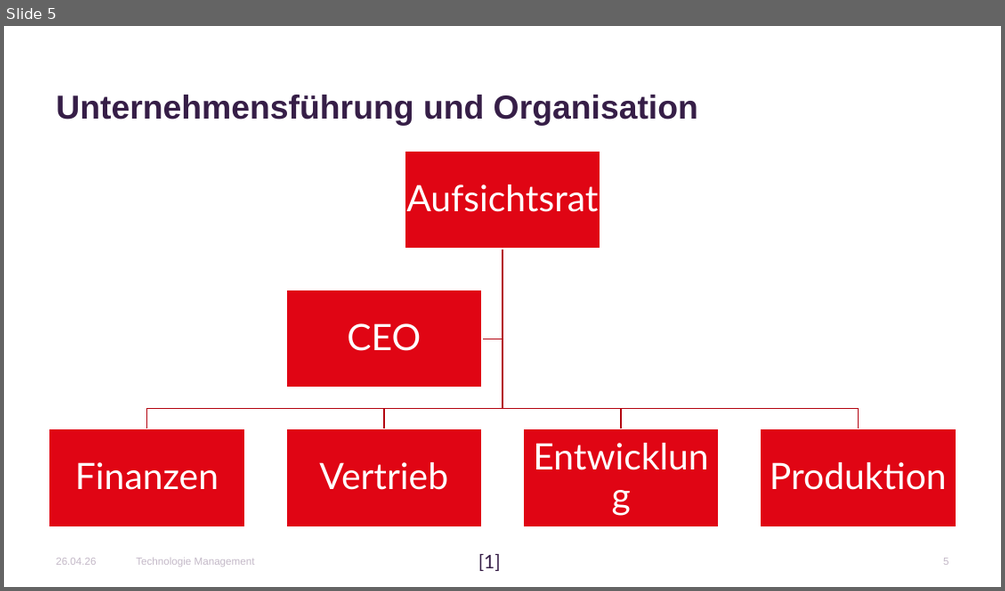
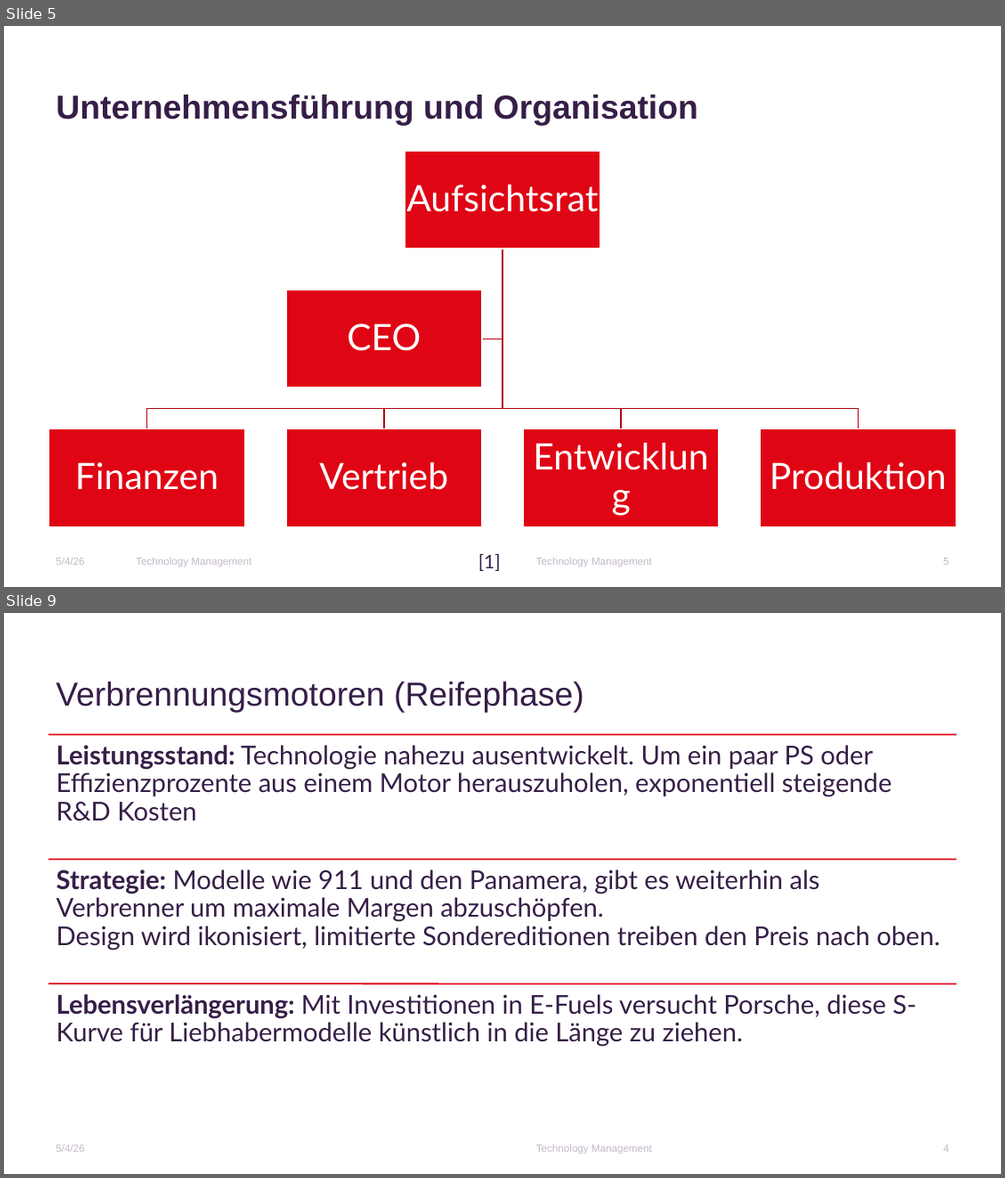
Before and after one commit to Erickk0/Master, a slide deck: 1. Semester/Technology Management/Praktikum/PorscheTechManagement1.pptx. Shown one above the other, each under a label of ours: slide 5 before the commit, slides 5 and 9 after it; the slides between them are not shown. The pictures are 1005x591 and 1005x1178 pixels, drawn with LibreOffice and Linux fonts; fonts in the diff are those of the drawing; background and template pictures are left out. Boxes give left, top, right and bottom in pixels: in the first picture for what was removed or moved away, otherwise in the second. Text is boxed around its words. In the diff, an @@ line names an element or a change of style, - is before the commit and + after.

```diff
--- a/1. Semester/Technology Management/Praktikum/PorscheTechManagement1.pptx
+++ b/1. Semester/Technology Management/Praktikum/PorscheTechManagement1.pptx
@@ slide 9 added at (x1=4, y1=613, x2=1001, y2=1174), background #FFFFFF @@
@@ title added at (x1=56, y1=682, x2=584, y2=712), 32 pt, text #361E47 @@
+Verbrennungsmotoren (Reifephase)
@@ group added at (x1=48, y1=735, x2=956, y2=1046): 3 lines, 3 texts @@
+Leistungsstand: Technologie nahezu ausentwickelt. Um ein paar PS oder Effizienzprozente aus einem Motor herauszuholen, exponentiell steigende R&D Kosten
+Strategie: Modelle wie 911 und den Panamera, gibt es weiterhin als Verbrenner um maximale Margen abzuschöpfen.
+Design wird ikonisiert, limitierte Sondereditionen treiben den Preis nach oben.
+Lebensverlängerung: Mit Investitionen in E-Fuels versucht Porsche, diese S-Kurve für Liebhabermodelle künstlich in die Länge zu ziehen.
@@ text added at (x1=56, y1=1144, x2=84, y2=1151), 10 pt, text #C4B9C8 @@
+5/4/26
@@ text added at (x1=536, y1=1144, x2=652, y2=1153), 10 pt, text #C4B9C8 @@
+Technology Management
@@ text added at (x1=943, y1=1144, x2=948, y2=1151), 10 pt, text #C4B9C8 @@
+4
@@ slide 5 changed as well @@
@@ text at (x1=56, y1=557, x2=84, y2=564): text changed @@
-26.04.26
+5/4/26
@@ text at (x1=136, y1=557, x2=251, y2=566): text changed @@
-Technologie Management
+Technology Management
@@ text added at (x1=536, y1=557, x2=652, y2=566), 10 pt, text #C4B9C8 @@
+Technology Management
```
Also in this commit, not shown: 5 other slides changed, 4 other slides added, 3 other files.
